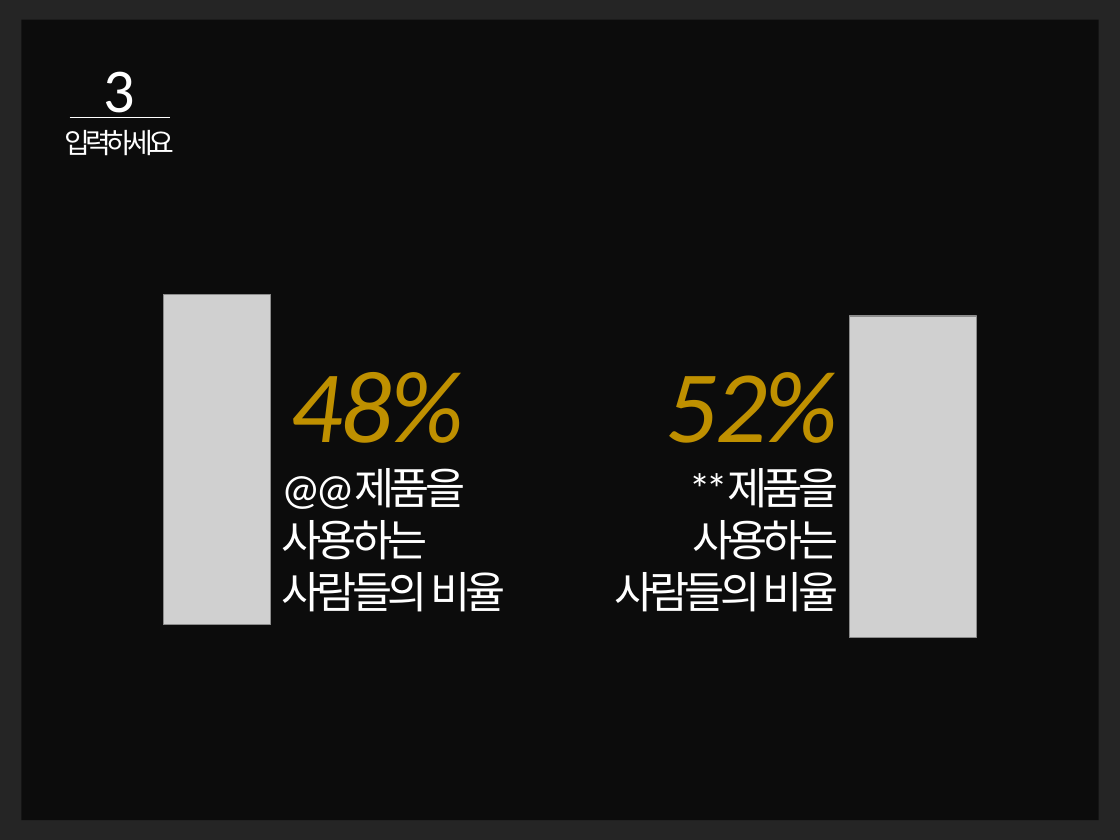
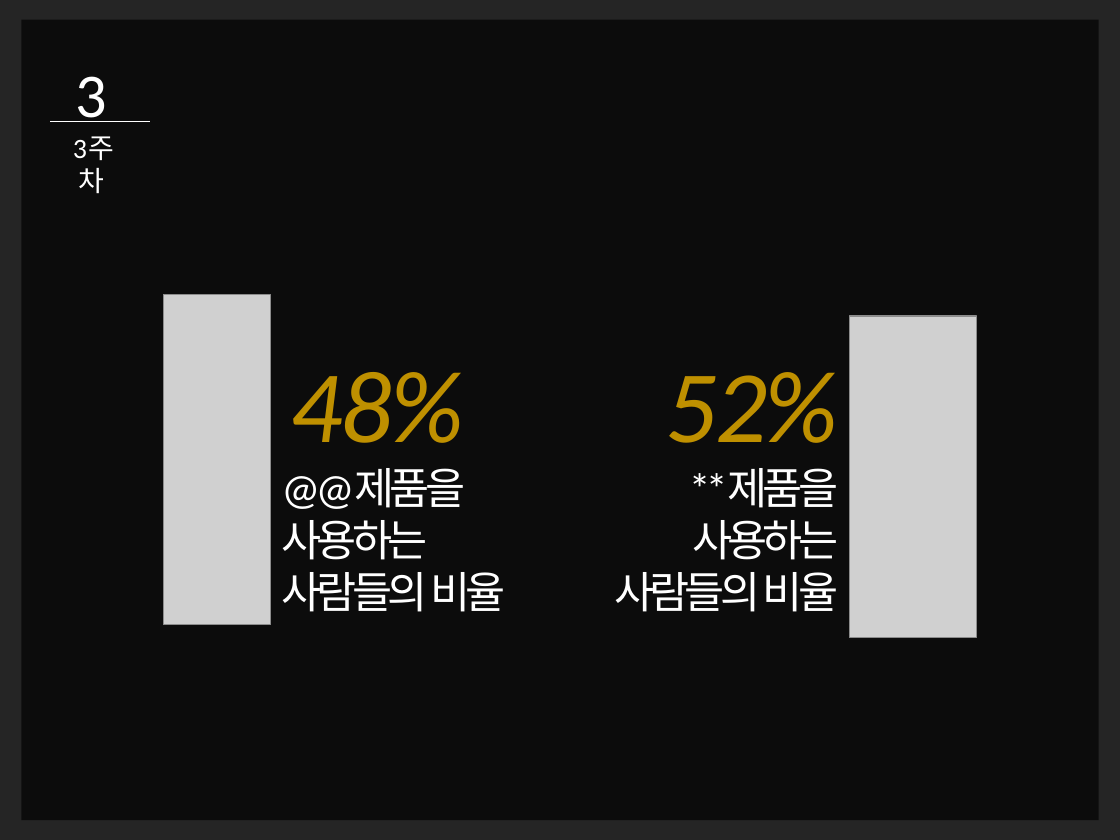
Before and after one commit to EyeComputing/Eye_Computing, a slide deck: slide 5 of 합숙_결과_(3주차)_발표.pptx. Drawn at 1120x840 pixels with LibreOffice and Linux fonts; fonts in the diff are those of the drawing; grey boxes stand for pictures; background and template pictures are left out; a plain dark background stands for a picture behind light text. Boxes give left, top, right and bottom in pixels: in the first picture for what was removed or moved away, otherwise in the second. Text is boxed around its words. In the diff, an @@ line names an element or a change of style, - is before the commit and + after.

Commit message:
ppt

```diff
--- a/합숙_결과_(3주차)_발표.pptx
+++ b/합숙_결과_(3주차)_발표.pptx
@@ text removed at (65,71,175,156) @@
-3
-입력하세요
@@ text added at (73,76,115,194), 18 pt, text #FFFFFF @@
+3
+3 주 차
@@ line moved from (69, 116) - (169, 116) to (50, 122) - (150, 122) @@
```
Also in this commit, not shown: 4 other slides changed.
